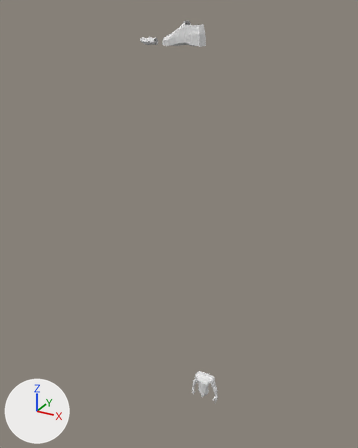
An edit to the Blender file blndr_xmn.blend, drawn before and after from the same camera.
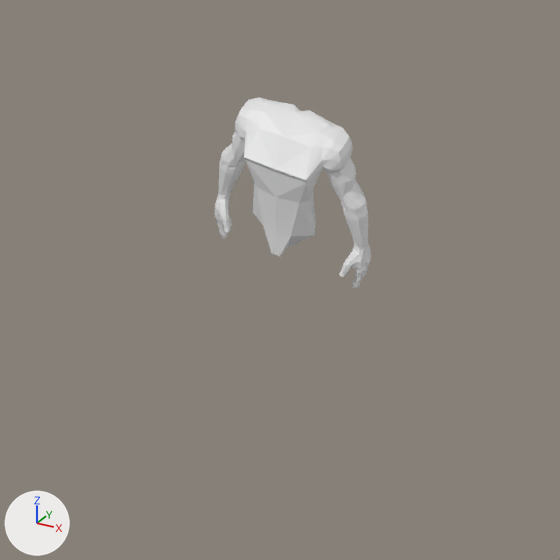
The first picture shows the older version from a 50 mm lens placed at (6.94, -14.74, 16.54), pointed at (-1.51, 0.61, 8.86). The close-ups show both versions on the part from 44% to 70% of the width and 79% to 100% of the height of that picture; other places that the commit changed are outside them. Every picture has the same lights, and +X, +Y and +Z are marked at lower left.
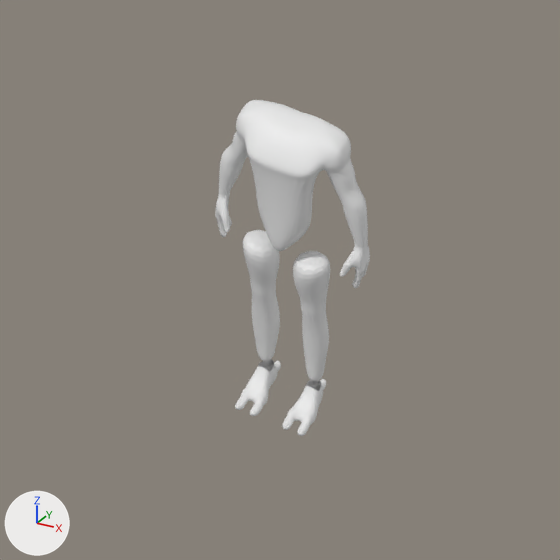
What differs and where, as boxes (x1, y1, x2, y2) in the close-ups (560 x 560 px):
'Cube', reshaped, modifiers changed (75% taller)
    before: (215, 97, 371, 289)
    after: (215, 100, 370, 436)
part 1 of me_cube, added
    after: (235, 359, 326, 436)
part 2 of me_cube, added
    after: (243, 230, 330, 381)

Patch to the scene script:
```diff
--- a/blndr_xmn.blend.py
+++ b/blndr_xmn.blend.py
@@ me_cube @@
 # used by ob_cube; location = (0.0, 0.0, 1.91); scale = (0.214, 0.214, 0.214)
-me_cube.from_pydata(...)  # 488 vertices, 479 faces; spans x -2.72..0.0, y -0.87..1.24, z -2.82..3.1
+me_cube.from_pydata(...)  # 788 vertices, 765 faces; spans x -2.72..0.0, y -0.93..1.64, z -8.73..3.1
+# me_cube part 1: a new loose piece of 220 vertices spanning x -1.33..-0.41, y -0.93..1.64, z -8.73..-7.8
+# me_cube part 2: a new loose piece of 80 vertices spanning x -1.55..-0.28, y -0.58..1.19, z -7.71..-1.89
@@ ob_cube @@
 _m = ob_cube.modifiers.new('Mirror', 'MIRROR')
-_m.use_clip = True
+_m = ob_cube.modifiers.new('Subdivision', 'SUBSURF')
```
